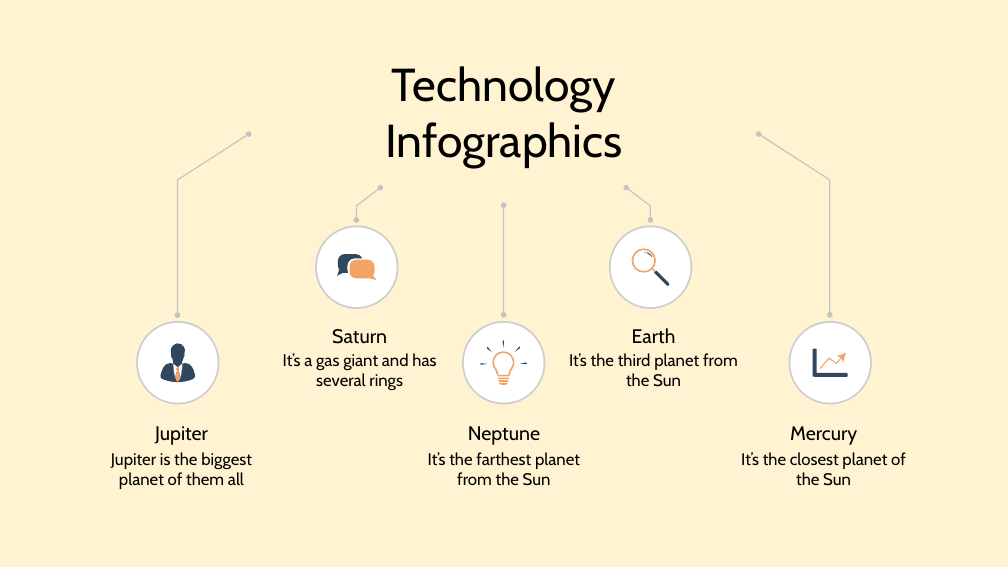
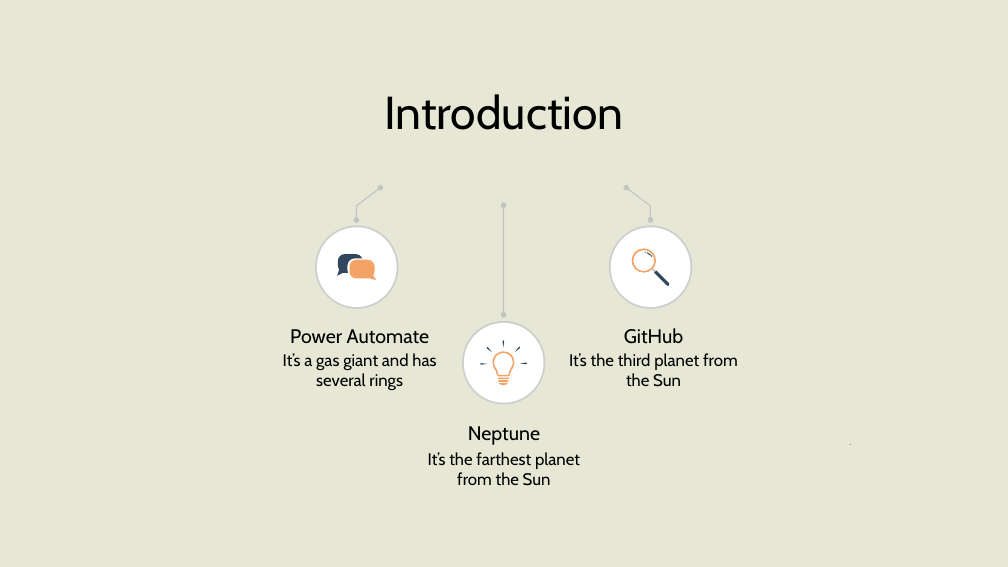
Before and after one commit to clothildederyckel/Portfolio, a slide deck: slide 3 of Projet.pptx (slide 13 before the commit). Drawn at 1008x567 pixels with LibreOffice and Linux fonts; fonts in the diff are those of the drawing. Boxes give left, top, right and bottom in pixels: in the first picture for what was removed or moved away, otherwise in the second. Text is boxed around its words. In the diff, an @@ line names an element or a change of style, - is before the commit and + after.

```diff
--- a/Projet.pptx
+++ b/Projet.pptx
@@ background #FFF3D1 to #E7E7D5 @@
@@ rectangle added at bbox=[102, 66, 254, 435], fill #E7E7D5 @@
@@ rectangle added at bbox=[755, 75, 907, 445], fill #E7E7D5 @@
@@ text at bbox=[384, 94, 623, 130]: text changed @@
-Technology Infographics
+Introduction
@@ text at bbox=[290, 329, 430, 344]: text changed @@
-Saturn
+Power Automate
@@ text at bbox=[624, 328, 683, 344]: text changed @@
-Earth
+GitHub
@@ group removed at bbox=[136, 131, 872, 404]: 15 freeform shapes @@
@@ text removed at bbox=[155, 426, 208, 445] @@
-Jupiter
@@ text removed at bbox=[111, 452, 252, 489] @@
-Jupiter is the biggest planet of them all
@@ text removed at bbox=[741, 452, 906, 486] @@
-It’s the closest planet of the Sun
```
Also in this commit, not shown: 17 other slides changed.
